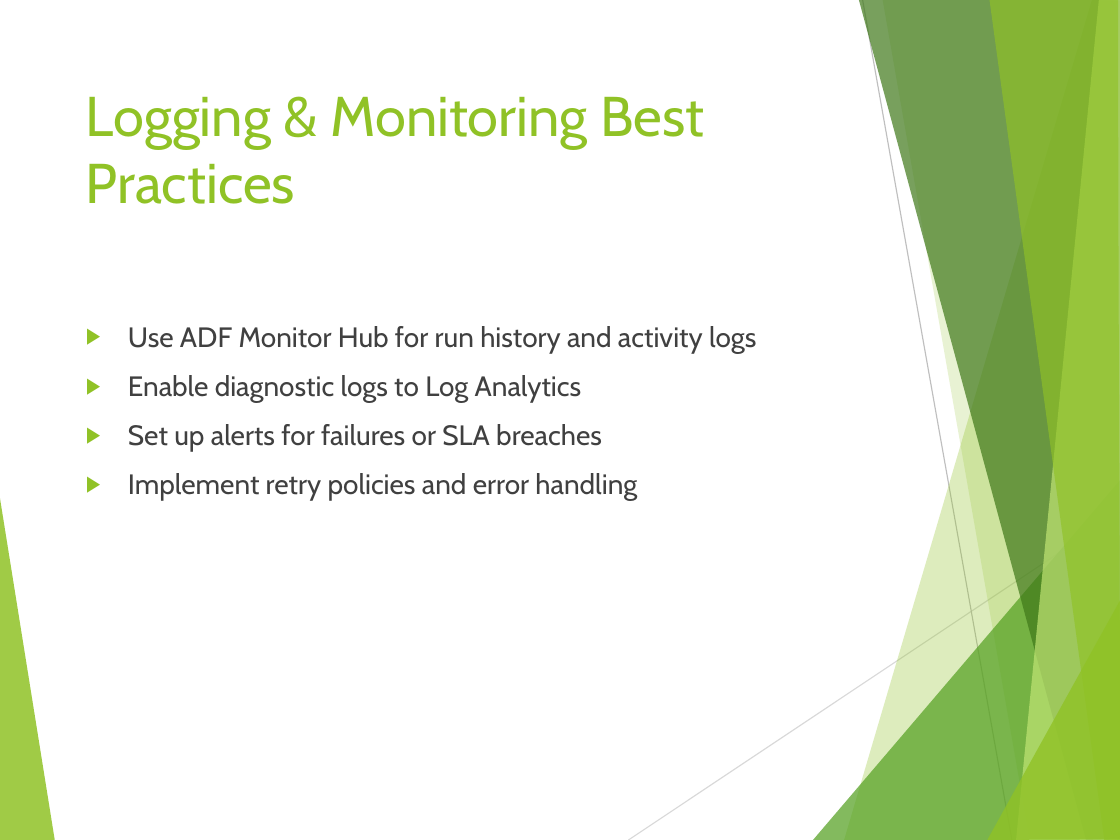
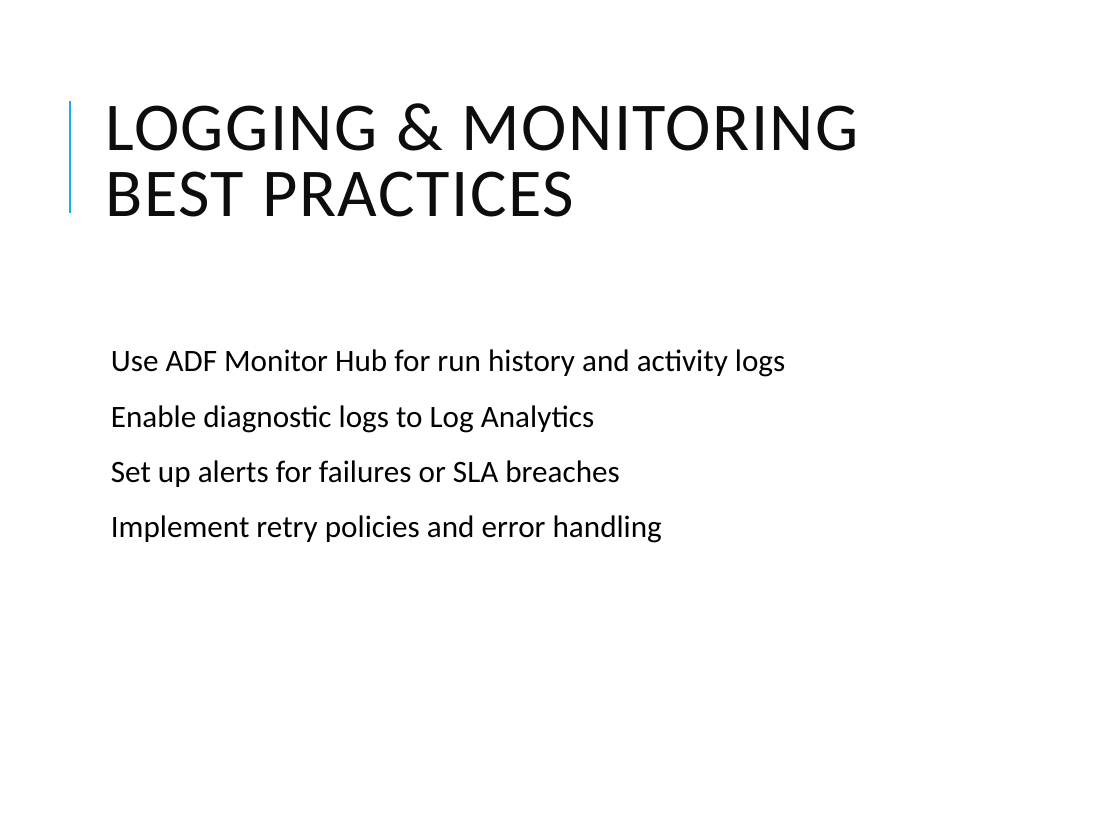
Before and after one commit to vivek1570/DE-Content-WithSnowflakes, a slide deck: slide 12 of Week-1/Day-4/ADF_Advanced_Concepts.pptx (slide 10 before the commit). Drawn at 1120x840 pixels with LibreOffice and Linux fonts; fonts in the diff are those of the drawing. Boxes give left, top, right and bottom in pixels: in the first picture for what was removed or moved away, otherwise in the second. Text is boxed around its words. In the diff, an @@ line names an element or a change of style, - is before the commit and + after.

```diff
--- a/Week-1/Day-4/ADF_Advanced_Concepts.pptx
+++ b/Week-1/Day-4/ADF_Advanced_Concepts.pptx
@@ title "LOGGING & MONITORING BEST PRACTICES" at (105,105,859,217): vertical alignment top to middle @@
@@ line added from (69, 213) to (69, 101), #1CADE4 1.5 pt @@
@@ title at (105,105,859,217): text changed; size 36 to 44 pt; font Cabin to Calibri; text colour #90C226 to #0D0D0D @@
-Logging & Monitoring Best Practices
+LOGGING & MONITORING BEST PRACTICES
@@ text "Use ADF Monitor Hub for ...": place and size @@
-text "Use ADF Monitor Hub for ..." at (128,326,756,501)
+text "Use ADF Monitor Hub for ..." at (111,349,785,543)
@@ text "Use ADF Monitor Hub for ..." at (111,349,785,543): size 18 to 20 pt, font Cabin to Calibri, text colour #404040 to #000000; bullet ▶ to  ; line spacing 1 to 0.9; more space between paragraphs; bullet colour #90C226 to #1CADE4 @@
@@ group removed at (0,0,1120,840): 8 freeform shapes, 2 lines @@
```
Also in this commit, not shown: 9 other slides changed, 2 slides added, 20 other files.
